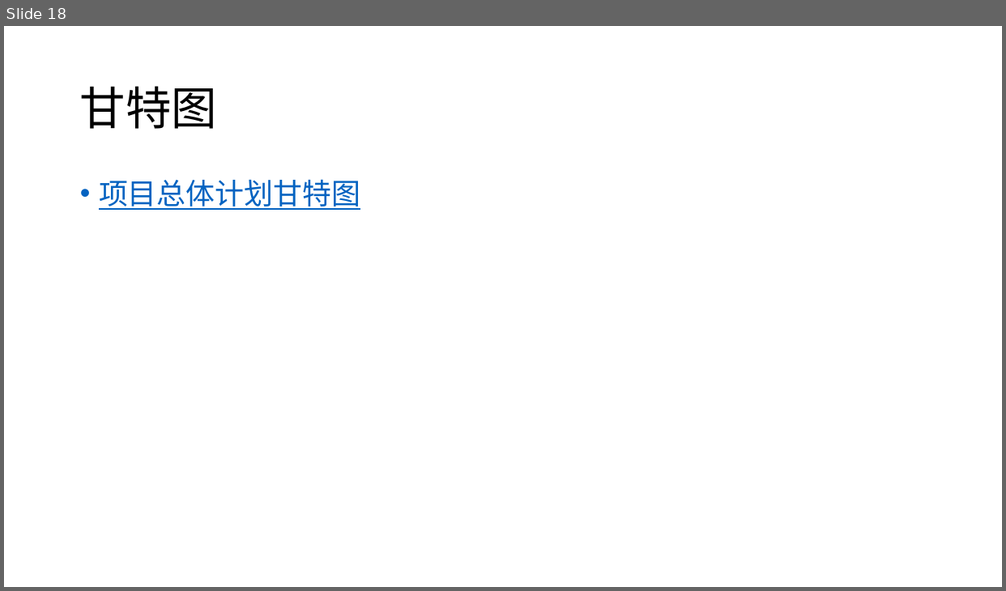
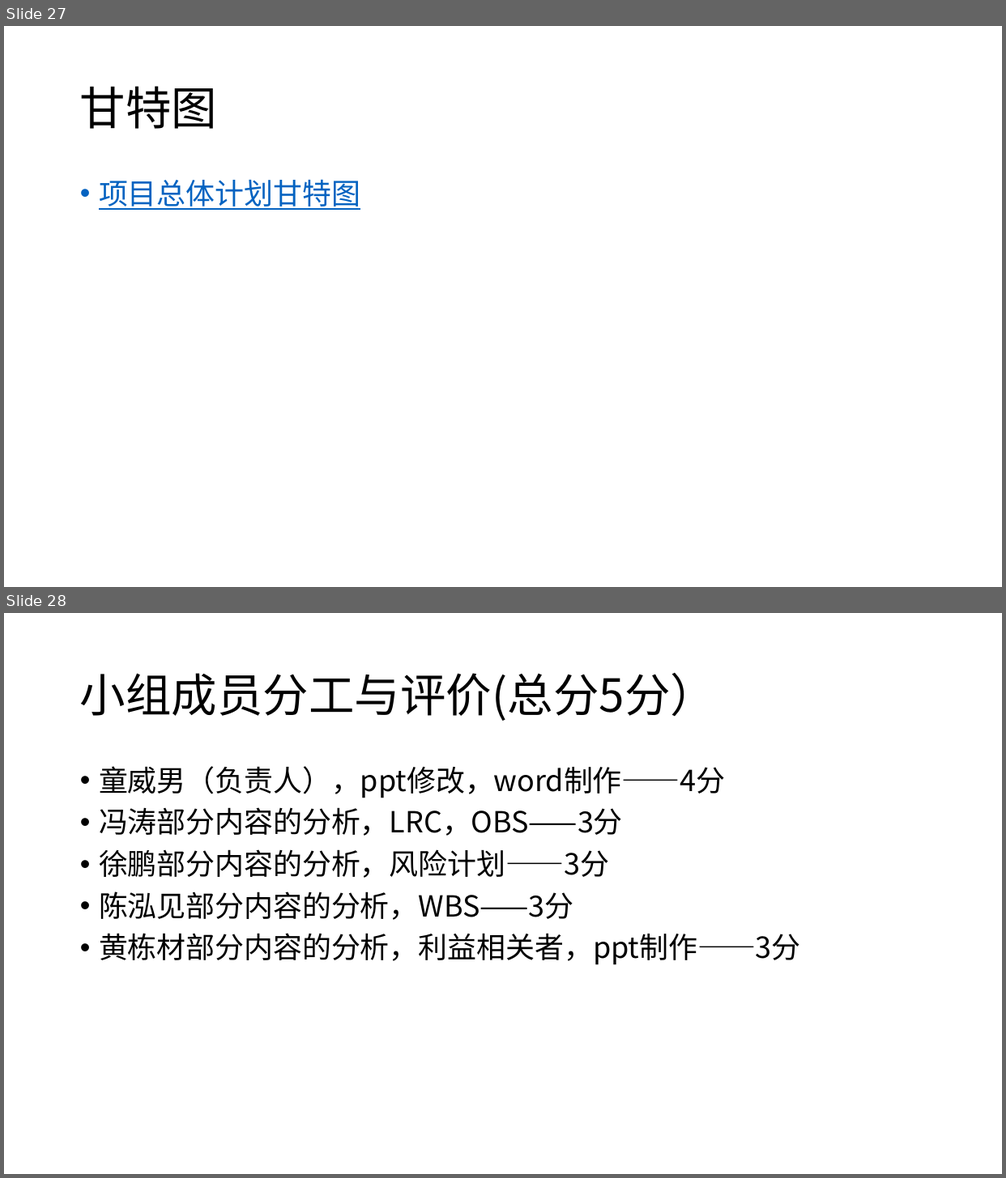
Before and after one commit to twn422/PRD2017, a slide deck: PRD-2017-G24/STW/受控文件/分析设计/项目总体计划/总体项目计划.pptx. Shown one above the other, each under a label of ours: slide 18 before the commit, slides 27 and 28 after it. The pictures are 1006x591 and 1006x1178 pixels, drawn with LibreOffice and Linux fonts; fonts in the diff are those of the drawing. Boxes give left, top, right and bottom in pixels: in the first picture for what was removed or moved away, otherwise in the second. Text is boxed around its words. In the diff, an @@ line names an element or a change of style, - is before the commit and + after.

Commit message:
总体项目计划正式版

```diff
--- a/PRD-2017-G24/STW/受控文件/分析设计/项目总体计划/总体项目计划.pptx
+++ b/PRD-2017-G24/STW/受控文件/分析设计/项目总体计划/总体项目计划.pptx
@@ slide 28 added at (4, 613, 1002, 1174), background #FFFFFF @@
@@ title added at (80, 673, 716, 721), 44 pt, text #000000 @@
+小组成员分工与评价(总分5分）
@@ text added at (99, 766, 801, 965), 28 pt, text #000000 @@
+• 童威男（负责人），ppt修改，word制作——4分
+• 冯涛部分内容的分析，LRC，OBS——3分
+• 徐鹏部分内容的分析，风险计划——3分
+• 陈泓见部分内容的分析，WBS——3分
+• 黄栋材部分内容的分析，利益相关者，ppt制作——3分
@@ what was slide 18 is now slide 27 @@
```
Also in this commit, not shown: 9 slides changed, 12 other slides added, 1 slide removed, 6 other files.
